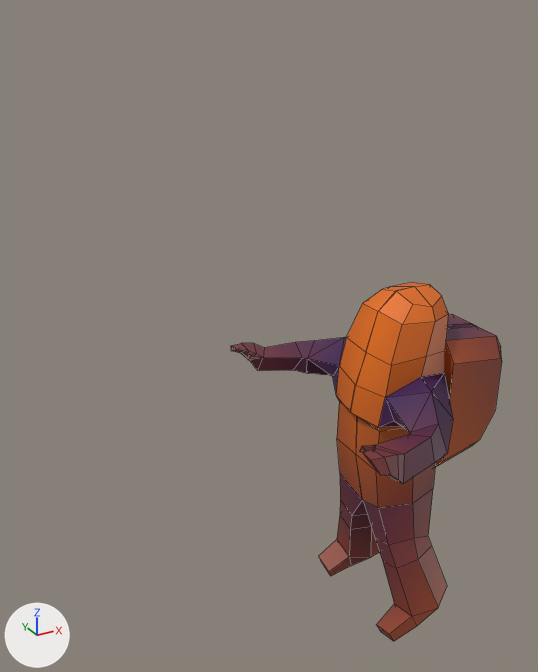
An edit to the OBJ model assets/spaceman.obj, drawn before and after from the same camera.
One viewpoint serves both versions: a 50 mm camera at (-9.24, -11.54, 9.14) aimed at (-0.21, 4.89, 0.92). Arrows for +X, +Y and +Z are at lower left; the lights stay in place. Mesh edges are drawn as thin lines. Where no turn or scale is listed for an object, it has been applied to the vertices.

Names of what the first picture shows: 'Cube_Cube.001'.
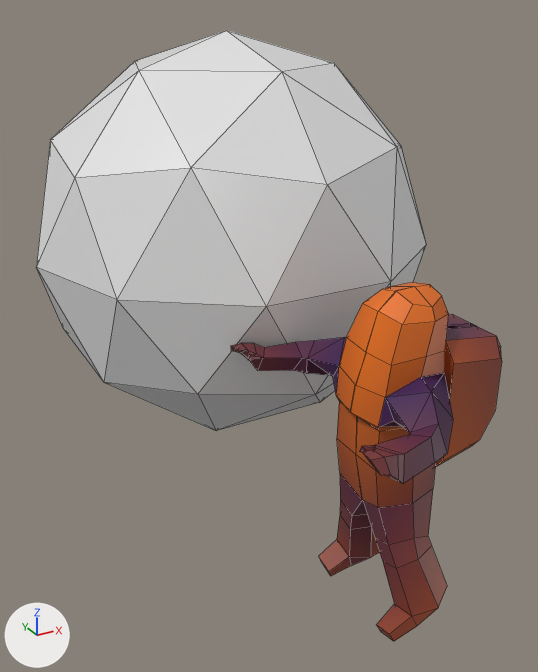
The newer file is also rescaled (x0.126), turned or shifted as a whole; pictures and numbers use the older file's frame.

What changed in the scene script:
```text
Add mat_none:
    mat_none = principled_material('None')
    mat_none.base_color = (0.8, 0.8, 0.8)  # white #e7e7e7
    mat_none.roughness = 0.293
Add me_icosphere:
    me_icosphere.from_pydata(...)  # an icosphere of 80 faces spanning x -5.55..5.94, y 2.5..13.42, z -2.88..8.61
    me_icosphere.materials.append(mat_none)  # white #e7e7e7
Add ob_icosphere:
    ob_icosphere = bpy.data.objects.new('Icosphere', me_icosphere)
    ob_icosphere.location = (0.0, 0.02, 0.0)
```

Where the change shows, as pixel boxes (x1, y1, x2, y2) in the pictures (538 x 672 px):
'Icosphere', added: after (36, 30, 426, 431)
